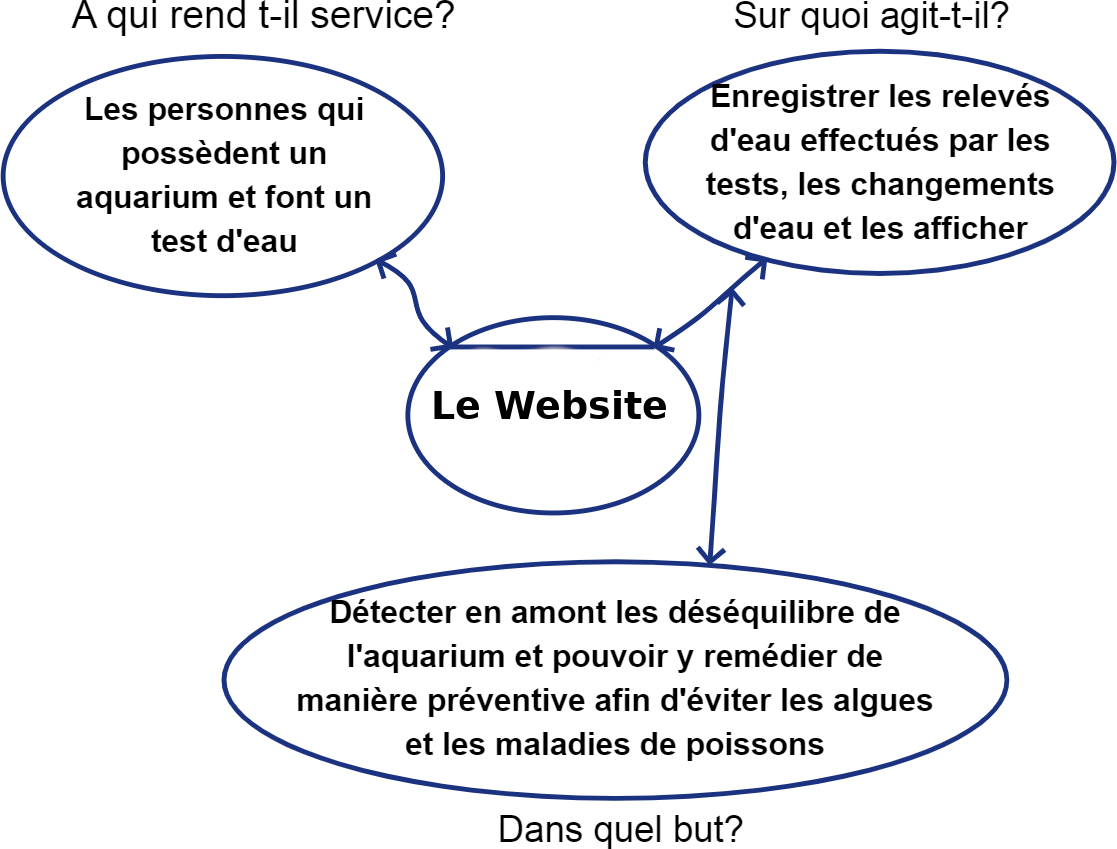
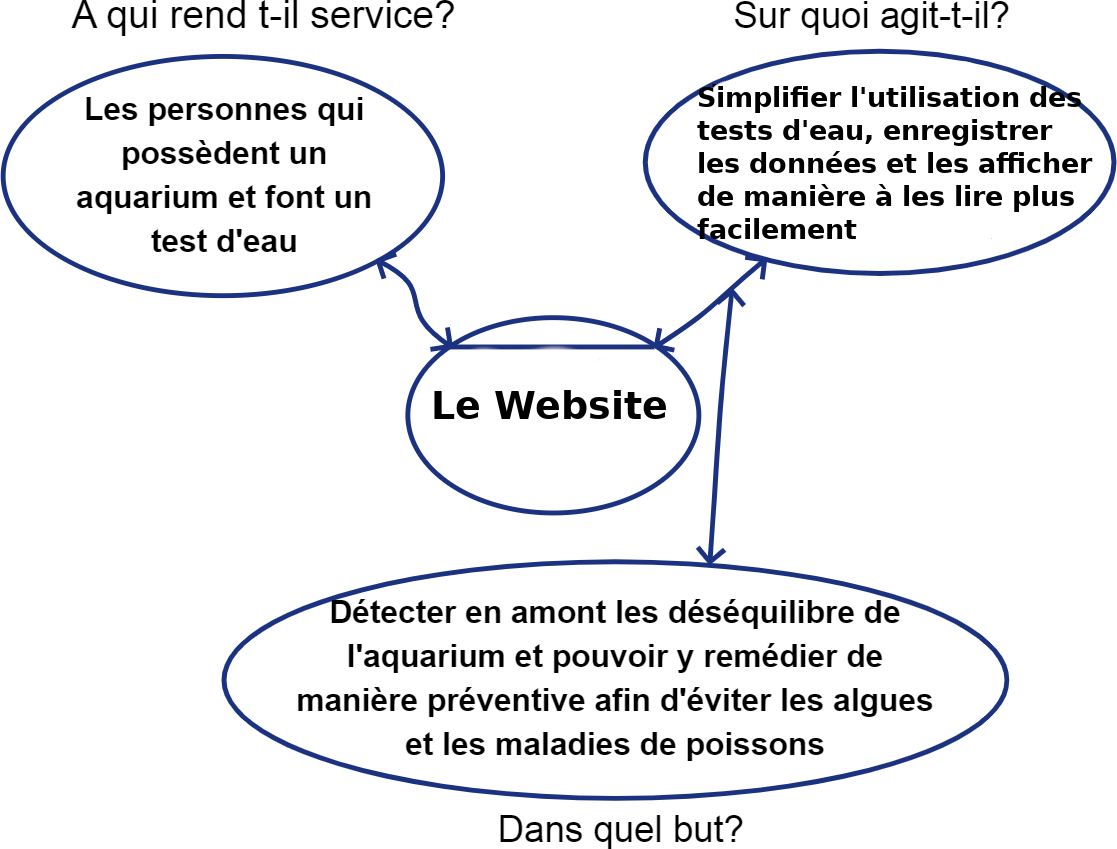
Revision of a layered 1117x849 image; what changed, layer by layer:
added layer "Simplifier l'utilisation des t..." above "bete_a_corne.png" over [697, 86, 1093, 239]
painted on "bete_a_corne.png" over [705, 61, 1054, 239]
